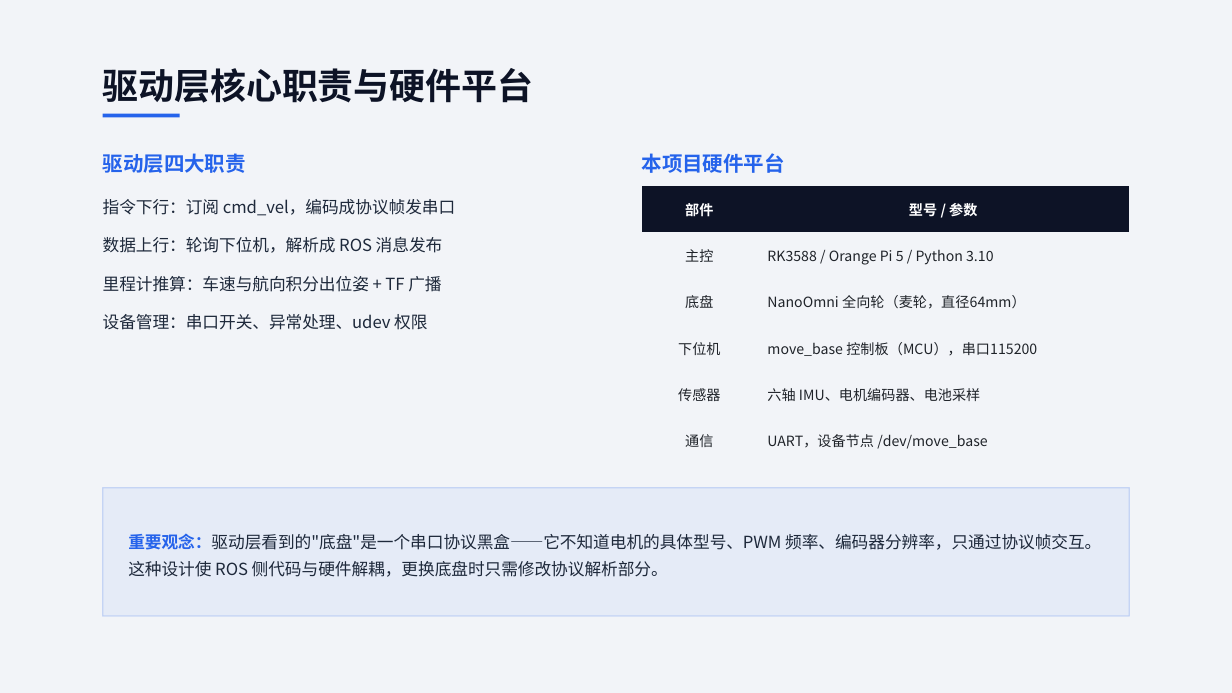
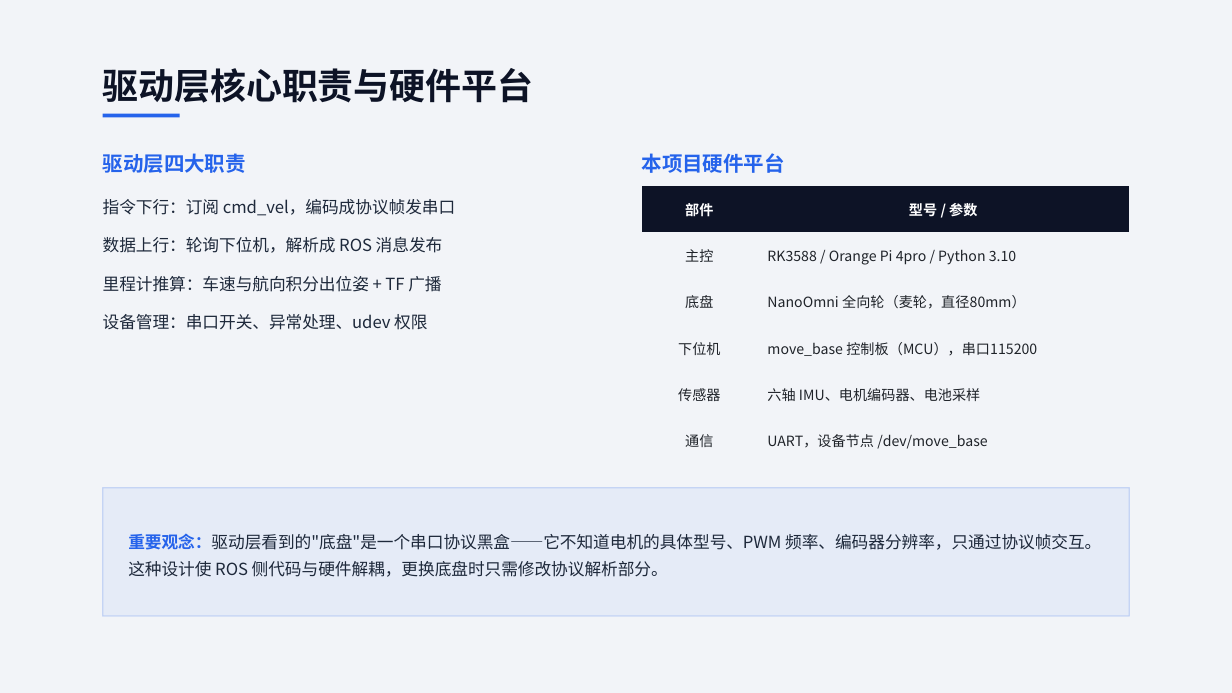
Before and after one commit to dreamcather726/projects-archive, a slide deck: slide 5 of projects/06-ROS2-Engineering-Labs/9第九课/移动机器人底盘驱动技术——理论学习课件.pptx. Drawn at 1232x693 pixels with LibreOffice and Linux fonts; fonts in the diff are those of the drawing. Boxes give left, top, right and bottom in pixels: in the first picture for what was removed or moved away, otherwise in the second. Text is boxed around its words. In the diff, an @@ line names an element or a change of style, - is before the commit and + after.

```diff
--- a/projects/06-ROS2-Engineering-Labs/9第九课/移动机器人底盘驱动技术——理论学习课件.pptx
+++ b/projects/06-ROS2-Engineering-Labs/9第九课/移动机器人底盘驱动技术——理论学习课件.pptx
@@ table at (641, 186, 1129, 463) @@
-row 2, column 2: RK3588 / Orange Pi 5 / Python 3.10
+row 2, column 2: RK3588 / Orange Pi 4pro / Python 3.10
-row 3, column 2: NanoOmni 全向轮（麦轮，直径64mm）
+row 3, column 2: NanoOmni 全向轮（麦轮，直径80mm）
```
Also in this commit, not shown: 1 slide added, 2 other files.
